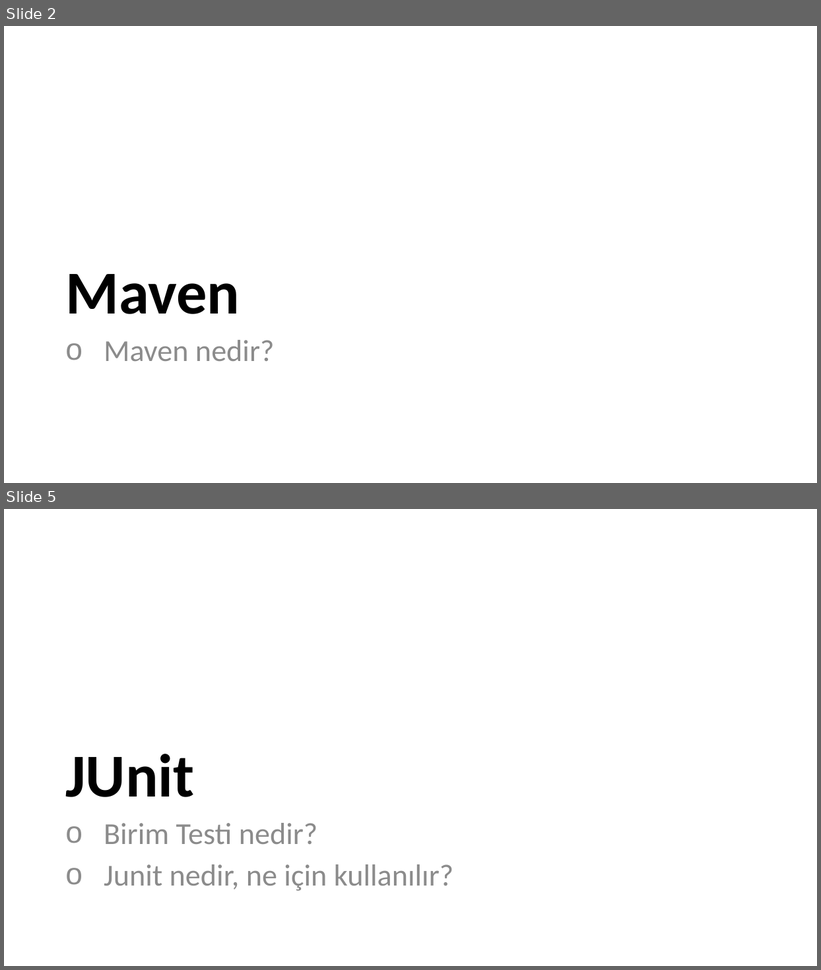
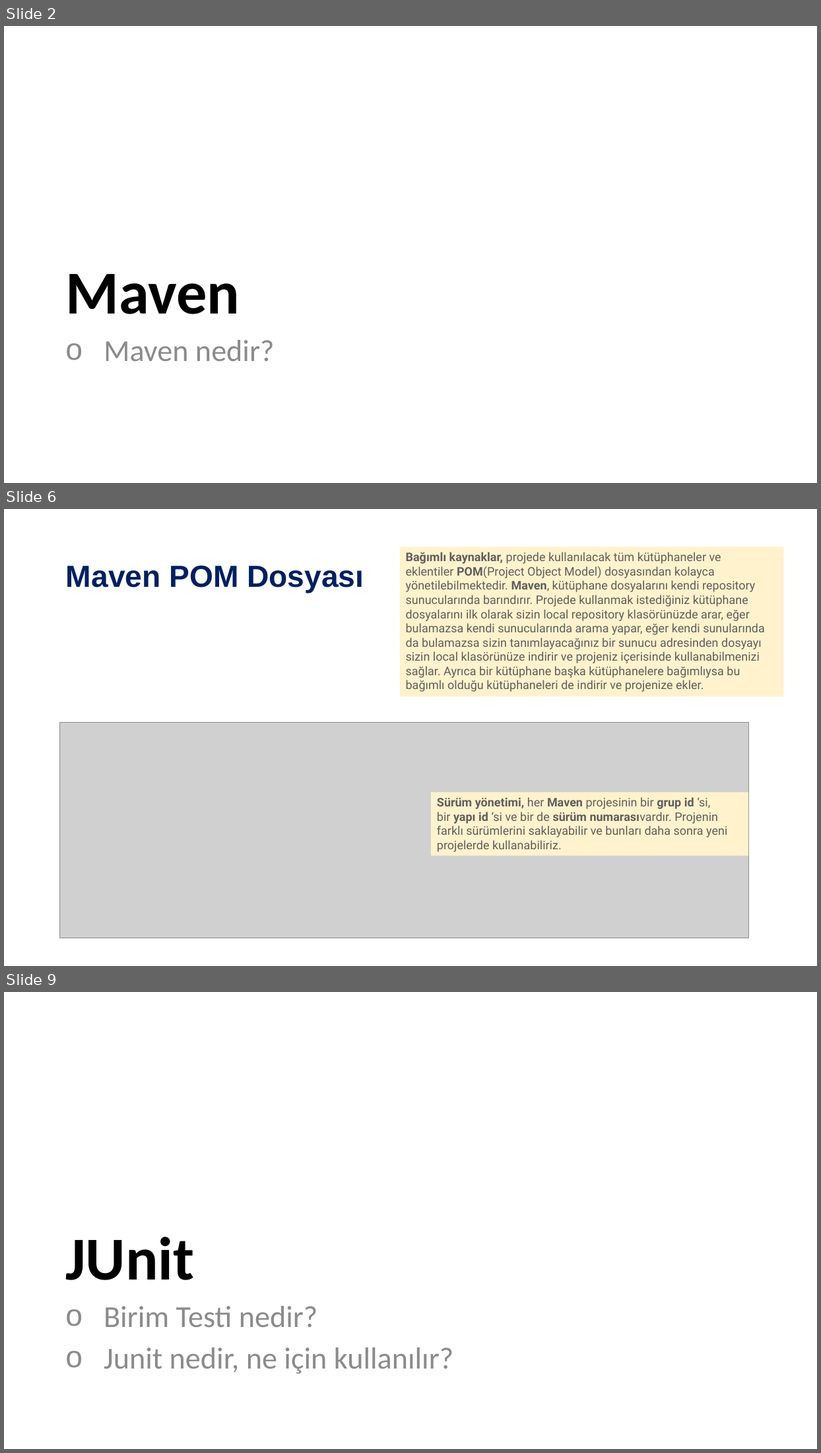
Before and after one commit to ozkansari/MyCourses, a slide deck: SoftwareDevEnvAndTools_2017Autumn/_docs/4_Ders_Sunum.pptx. Shown one above the other, each under a label of ours: slides 2 and 5 before the commit, slides 2, 6 and 9 after it; the slides between them are not shown. The pictures are 821x970 and 821x1453 pixels, drawn with LibreOffice and Linux fonts; fonts in the diff are those of the drawing; grey boxes stand for pictures. Boxes give left, top, right and bottom in pixels: in the first picture for what was removed or moved away, otherwise in the second. Text is boxed around its words. In the diff, an @@ line names an element or a change of style, - is before the commit and + after.

```diff
--- a/SoftwareDevEnvAndTools_2017Autumn/_docs/4_Ders_Sunum.pptx
+++ b/SoftwareDevEnvAndTools_2017Autumn/_docs/4_Ders_Sunum.pptx
@@ slide 6 added at (x1=4, y1=509, x2=817, y2=966), background #FFFFFF @@
@@ rectangle added at (x1=400, y1=547, x2=784, y2=697), fill #FFF2CC, 14 pt, text #5E5E5E @@
+Bağımlı kaynaklar, projede kullanılacak tüm kütüphaneler ve eklentiler POM(Project Object Model) dosyasından kolayca yönetilebilmektedir. Maven, kütüphane dosyalarını kendi repository sunucularında barındırır. Projede kullanmak istediğiniz kütüphane dosyalarını ilk olarak sizin local repository klasörünüzde arar, eğer bulamazsa kendi sunucularında arama yapar, eğer kendi sunularında da bulamazsa sizin tanımlayacağınız bir sunucu adresinden dosyayı sizin local klasörünüze indirir ve projeniz içerisinde kullanabilmenizi sağlar. Ayrıca bir kütüphane başka kütüphanelere bağımlıysa bu bağımlı olduğu kütüphaneleri de indirir ve projenize ekler.
@@ title added at (x1=66, y1=565, x2=364, y2=593), 36 pt, text #002060, bold @@
+Maven POM Dosyası
@@ picture added at (x1=60, y1=722, x2=748, y2=939) @@
@@ rectangle added at (x1=431, y1=793, x2=748, y2=856), fill #FFF2CC, 14 pt, text #5E5E5E @@
+Sürüm yönetimi, her Maven projesinin bir grup id ‘si, bir yapı id ‘si ve bir de sürüm numarasıvardır. Projenin farklı sürümlerini saklayabilir ve bunları daha sonra yeni projelerde kullanabiliriz.
@@ what was slide 5 is now slide 9 @@
```
Also in this commit, not shown: 4 slides changed, 15 other slides added, 3 other files.
